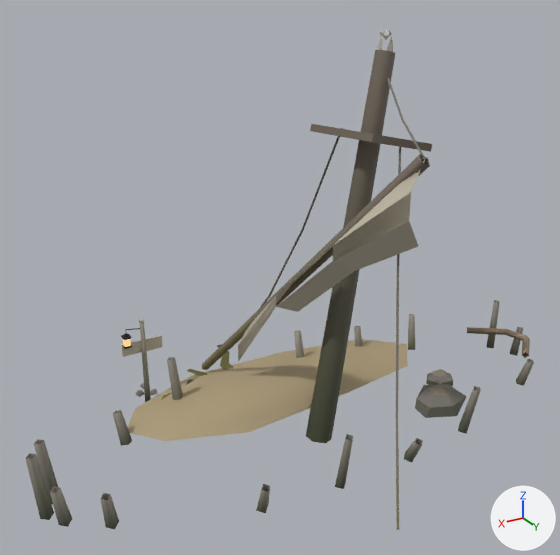
An edit to the glTF model public/harbour/kit/wreck_mast_stump.glb, drawn before and after from the same camera.
Before and after are seen from a 50 mm lens placed at (9.58, 14.01, 11.0), pointed at (0.95, -0.37, 3.81). Every picture has the same lights, and +X, +Y and +Z are marked at lower right. The older version comes first. Where no turn or scale is listed for an object, it has been applied to the vertices. Vertices at exactly the same position are counted once.

The first picture shows 'epitaph.001', 'hull', 'rag' and 1 more.
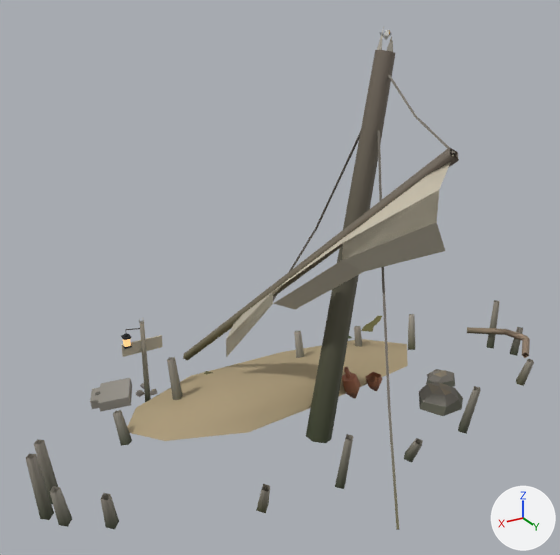
Where the newer file only moved an object's origin or applied its transform, the numbers keep the older frame.

Where the change shows, as pixel boxes (x1, y1, x2, y2) in the pictures (560 x 555 px; the box of a moved part takes in the faces that stretch with it):
'hull', reshaped, moved: (26, 27, 534, 530) in both
'rag', reshaped (22% wider): before (238, 160, 425, 362); after (226, 154, 454, 357)
part 1 of me_hull, moved or reshaped: before (302, 128, 343, 230); after (314, 131, 361, 232)
part 2 of me_hull, rebuilt (7% wider): before (426, 369, 453, 386); after (426, 369, 455, 387)
part 3 of me_hull, rebuilt (13% narrower): before (415, 384, 466, 418); after (419, 382, 463, 416)
part 4 of me_hull, rebuilt: before (187, 369, 207, 376); after (204, 371, 213, 374)
part 5 of me_hull, rebuilt (21% wider): before (202, 154, 430, 370); after (183, 147, 459, 360)
part 6 of me_hull, deleted: before (217, 345, 234, 370)
part 7 of me_hull, deleted (brown): before (310, 124, 432, 152)
part 8 of me_hull, reshaped: before (258, 77, 426, 530); after (273, 74, 455, 530)
part 9 of me_hull, added: after (90, 378, 132, 412)

Edits to the bpy script that builds the scene:
```text
Change me_hull:
    remove me_hull.from_pydata(...)  # 348 vertices, 386 faces; spans x -7.26..7.26, y -4.52..4.52, z -5.07..5.07
    add me_hull.from_pydata(...)  # 439 vertices, 512 faces; spans x -7.26..7.26, y -4.52..4.52, z -5.07..5.07
    me_hull part 1: the loose piece of 6 vertices spanning x -1.72..-1.11, y -2.71..-1.75, z -0.31..2.58 is multiplied about its middle by the matrix ((1.05, 0.008, 0.002), (-0.008, 1.047, 0.08), (-0.001, -0.08, 1.047)), then moved by (-0.04, 0.69, 0.16)
    me_hull part 2: the loose piece of 19 vertices spanning x -4.17..-3.3, y 0.05..0.73, z -4.27..-3.94 is rebuilt with 19 vertices and now spans x -4.17..-3.25, y 0.02..0.76, z -4.26..-3.93
    me_hull part 3: the loose piece of 19 vertices spanning x -3.67..-2.27, y 0.56..1.85, z -4.31..-3.75 is rebuilt with 19 vertices and now spans x -3.74..-2.38, y 0.7..1.68, z -4.31..-3.75
    me_hull part 4: the loose piece of 8 vertices spanning x 1.06..2.06, y -3.67..-2.13, z -4.17 is rebuilt with 8 vertices and now spans x 1.06..1.71, y -3.3..-2.11, z -4.17
    me_hull part 5: the loose piece of 8 vertices spanning x -1.24..1.7, y -3.48..2.16, z -4.17..2.8 is rebuilt with 8 vertices and now spans x -1.29..1.9, y -4.28..2.94, z -4.18..3.11
    me_hull part 6: the loose piece of 8 vertices spanning x 0.52..1.16, y -4.49..-2.8, z -4.17 is deleted
    me_hull part 7: the loose piece of 8 vertices spanning x -2.61..-0.77, y -1.82..0.59, z 2.17..2.98 is deleted
    me_hull part 8: 9 vertices moved from x -1.64..0.17, y -3.56..3.21, z -2.56..3.22 to x -1.67..0.16, y -3.29..2.91, z -2.5..3.37; 23 vertices removed from x -2.18..0.11, y -4.47..3.16, z -4.18..4.13; 114 vertices added at x -4.79..0.1, y -4.48..2.87, z -4.51..4.13
    me_hull part 9: 24 vertices added at x 3.62..4.91, y -4.03..-2.78, z -4.36..-3.96
    other edits to the shape of me_hull do not show in these pictures
Change me_rag:
    remove me_rag.from_pydata(...)  # 15 vertices, 28 faces; spans x -1.17..1.17, y -2.05..2.05, z -3.04..3.04
    add me_rag.from_pydata(...)  # 15 vertices, 28 faces; spans x -1.21..1.3, y -2.45..2.83, z -3.04..3.33
    me_rag part 10
    me_rag.vertices[0].co: (-1.17, 2.05, 3.04) -> (-1.21, 2.83, 3.33)  # pixel (425, 159) -> pixel (454, 153)
    me_rag.vertices[1].co: (-0.49, 0.68, 1.34) -> (-0.48, 1.07, 1.56)
    me_rag.vertices[2].co: (0.13, 0.68, 0.96) -> (0.14, 1.07, 1.15)  # pixel (333, 245) -> pixel (342, 242)
    me_rag.vertices[3].co: (-0.85, 2.05, 2.4) -> (-0.9, 2.83, 2.65)  # pixel (411, 191) -> pixel (439, 189)
    me_rag.vertices[4].co: (0.13, 0.68, 0.58) -> (0.14, 1.07, 0.74)  # pixel (332, 261) -> pixel (342, 260)
    me_rag.vertices[5].co: (-0.85, 2.05, 1.76) -> (-0.9, 2.83, 1.96)  # pixel (409, 220) -> pixel (436, 222)
    me_rag.vertices[6].co: (-0.49, 0.68, 0.2) -> (-0.48, 1.07, 0.33)  # pixel (354, 271) -> pixel (364, 271)
    me_rag.vertices[7].co: (-1.17, 2.05, 1.13) -> (-1.21, 2.83, 1.27)  # pixel (418, 246) -> pixel (445, 250)
    me_rag.vertices[8].co: (0.18, -0.68, -0.36) -> (0.26, -0.69, -0.21)
    me_rag.vertices[9].co: (0.8, -0.68, -0.65) -> (0.88, -0.69, -0.53)  # pixel (276, 295) -> pixel (273, 291)
    me_rag.vertices[10].co: (0.8, -0.68, -0.95) -> (0.88, -0.69, -0.84)  # pixel (276, 306) -> pixel (273, 303)
    me_rag.vertices[11].co: (0.18, -0.68, -1.24) -> (0.26, -0.69, -1.16)  # pixel (297, 311) -> pixel (294, 309)
    me_rag.vertices[12].co: (0.85, -2.05, -2.05) -> (0.99, -2.45, -1.98)
    me_rag.vertices[13].co: (1.17, -2.05, -2.55) -> (1.3, -2.45, -2.51)  # pixel (237, 345) -> pixel (225, 339)
    me_rag.vertices[14].co: (1.17, -2.05, -3.04) -> (1.3, -2.45, -3.04)  # pixel (238, 362) -> pixel (226, 357)
Change ob_hull:
    ob_hull.location: (0.0, 0.0, 4.19) -> (0.0, 0.01, 4.19)
```
